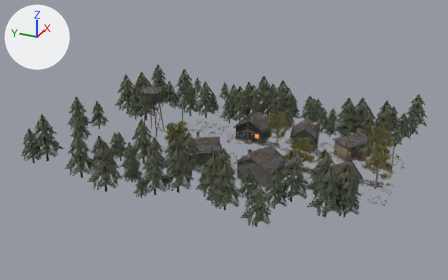
An edit to the glTF model razlom-zona/assets/village/street.glb, drawn before and after from the same camera.
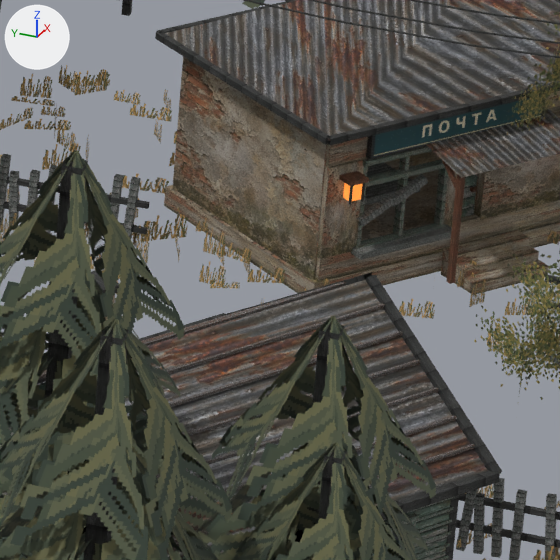
Old and new are each drawn whole from a camera (50 mm lens) standing at (-107.2, -16.4, 55.3) and looking at (-1.9, 31.0, 2.7) and again close up on the part from 71% to 82% of the width and 49% to 66% of the height. The lights are fixed; the arrows at upper left show +X, +Y and +Z. The older version's two pictures come first. Vertices at exactly the same position are counted once.

The first close-up shows 'CrimsonStreet'.
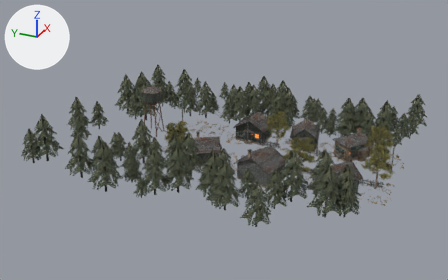
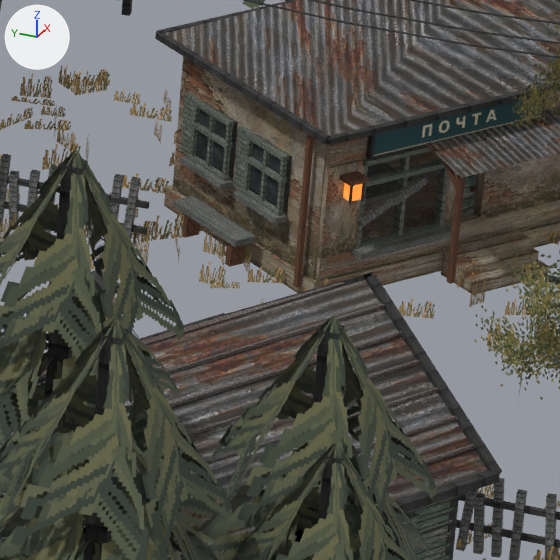
Changed parts and their boxes (x1, y1, x2, y2) in the close-ups (560 x 560 px):
part 1 of me_mesh_0, added: after (196, 100, 238, 178)
part 2 of me_mesh_0, added: after (197, 109, 226, 170)
part 3 of me_mesh_0, added: after (190, 105, 200, 156)
part 4 of me_mesh_0, added: after (206, 115, 216, 167)
part 5 of me_mesh_0, added: after (222, 126, 233, 177)
part 6 of me_mesh_0, added: after (187, 154, 230, 181)
part 7 of me_mesh_0, added: after (190, 121, 233, 149)
part 8 of me_mesh_0, added: after (192, 98, 235, 127)
part 9 of me_mesh_0, added: after (180, 156, 233, 189)
part 10 of me_mesh_0, added: after (181, 92, 200, 155)
part 11 of me_mesh_0, added: after (243, 139, 254, 191)
part 12 of me_mesh_0, added: after (260, 150, 270, 201)
part 13 of me_mesh_0, added: after (276, 160, 287, 212)
part 14 of me_mesh_0, added: after (234, 126, 253, 189)
part 15 of me_mesh_0, built on: before (216, 252, 225, 266); after (141, 132, 314, 288)

What changed in the scene script:
```text
Change me_mesh_0:
    remove me_mesh_0.from_pydata(...)  # 23666 vertices, 20040 faces; spans x -29.2..28.4, y -5.7..66.7, z 0.0..10.8
    add me_mesh_0.from_pydata(...)  # 24050 vertices, 20608 faces; spans x -29.2..28.4, y -5.7..66.7, z 0.0..10.8
    me_mesh_0 part 1: the loose piece of 8 vertices spanning x 6.3..8.7, y 7.7..9.8, z 1.7..1.8 is copied, and the copy is scaled about its middle by (-0.279, 0.423, 18), then moved by (-2.0, 0.4, 0.1); it spans x 5.1..5.8, y 8.8..9.6, z 1.3..2.4
    me_mesh_0 part 2: the loose piece of 8 vertices spanning x 6.3..8.7, y 7.7..9.8, z 1.7..1.8 is copied, and the copy is scaled about its middle by (-0.226, 0.341, 14.7), then moved by (-2.0, 0.4, 0.1); it spans x 5.2..5.7, y 8.9..9.6, z 1.4..2.3
    me_mesh_0 part 3: the loose piece of 8 vertices spanning x 6.2..6.5, y 9.5..9.8, z 0.9..2.2 is copied, and the copy is scaled about its middle by (0.307, -0.203, 0.848), then moved by (-0.7, -0.1, 0.3); it spans x 5.6..5.8, y 9.6..9.7, z 1.3..2.4
    me_mesh_0 part 4: the loose piece of 8 vertices spanning x 3.7..6.4, y 6.8..10.1, z 0.3..3.2 is copied, and the copy is scaled about its middle by (0.0261, -0.0171, 0.386), then moved by (0.4, 0.8, 0.1); it spans x 5.3..5.5, y 9.2..9.3, z 1.3..2.4
    me_mesh_0 part 5: the loose piece of 8 vertices spanning x 3.7..6.4, y 6.8..10.1, z 0.3..3.2 is copied, and the copy is scaled about its middle by (0.0261, -0.0171, 0.386), then moved by (0.1, 0.5, 0.1); it spans x 5.0..5.2, y 8.8..8.9, z 1.3..2.4
    me_mesh_0 part 6: the loose piece of 8 vertices spanning x 6.3..8.7, y 7.7..9.8, z 1.3..1.4 is copied, and the copy is turned -90 degrees about the z axis through its middle and scaled by 0.376, then moved by (-2.1, 0.5, 0.0); it spans x 5.0..5.8, y 8.8..9.7, z 1.3..1.4
    me_mesh_0 part 7: the loose piece of 8 vertices spanning x 6.3..8.7, y 7.7..9.8, z 1.7..1.8 is copied, and the copy is turned -90 degrees about the z axis through its middle and scaled by 0.376, then moved by (-2.1, 0.5, 0.2); it spans x 5.0..5.8, y 8.8..9.7, z 1.9..2.0
    me_mesh_0 part 8: the loose piece of 8 vertices spanning x 6.3..8.7, y 7.7..9.8, z 2.2 is copied, and the copy is turned -90 degrees about the z axis through its middle and scaled by 0.376, then moved by (-2.1, 0.5, 0.2); it spans x 5.0..5.8, y 8.8..9.7, z 2.3..2.4
    me_mesh_0 part 9: the loose piece of 8 vertices spanning x 6.3..8.7, y 7.7..9.8, z 1.3..1.4 is copied, and the copy is turned -90 degrees about the z axis through its middle and scaled by 0.429, then moved by (-2.1, 0.5, -0.1); it spans x 4.9..5.8, y 8.7..9.8, z 1.2..1.3
    me_mesh_0 part 10: the loose piece of 8 vertices spanning x 6.3..8.7, y 7.7..9.8, z 1.7..1.8 is copied, and the copy is scaled about its middle by (-0.083, 0.126, 18.7), then moved by (-1.6, 1.0, 0.1); it spans x 5.8..6.0, y 9.6..9.9, z 1.3..2.4
    me_mesh_0 part 11: the loose piece of 8 vertices spanning x 3.7..6.4, y 6.8..10.1, z 0.3..3.2 is copied, and the copy is scaled about its middle by (0.0261, -0.0171, 0.386), then moved by (-0.3, 0.0, 0.1); it spans x 4.7..4.8, y 8.4..8.5, z 1.3..2.4
    me_mesh_0 part 12: the loose piece of 8 vertices spanning x 4.2..4.3, y 6.2..6.4, z 0.8..2.5 is copied, and the copy is scaled about its middle by (0.308, -0.239, 0.655), then moved by (0.1, 1.7, 0.2); it spans x 4.4..4.5, y 8.0..8.1, z 1.3..2.4
    me_mesh_0 part 13: the loose piece of 8 vertices spanning x 3.6..4.3, y 6.3..6.9, z 0.8..2.6 is copied, and the copy is scaled about its middle by (-0.0493, 0.0722, 0.644), then moved by (0.2, 1.1, 0.1); it spans x 4.1..4.2, y 7.6..7.7, z 1.3..2.4
    me_mesh_0 part 14: the loose piece of 8 vertices spanning x 6.3..8.7, y 7.7..9.8, z 1.7..1.8 is copied, and the copy is scaled about its middle by (-0.083, 0.126, 18.7), then moved by (-2.6, -0.2, 0.1); it spans x 4.8..5.0, y 8.4..8.7, z 1.3..2.4
    me_mesh_0 part 15: 1 vertex moved within x 4.2, y 8.6, z 0.1; 144 vertices added at x 3.6..11.4, y 3.0..9.8, z 0.1..3.1
    other edits to the shape of me_mesh_0 do not show in these pictures
```
